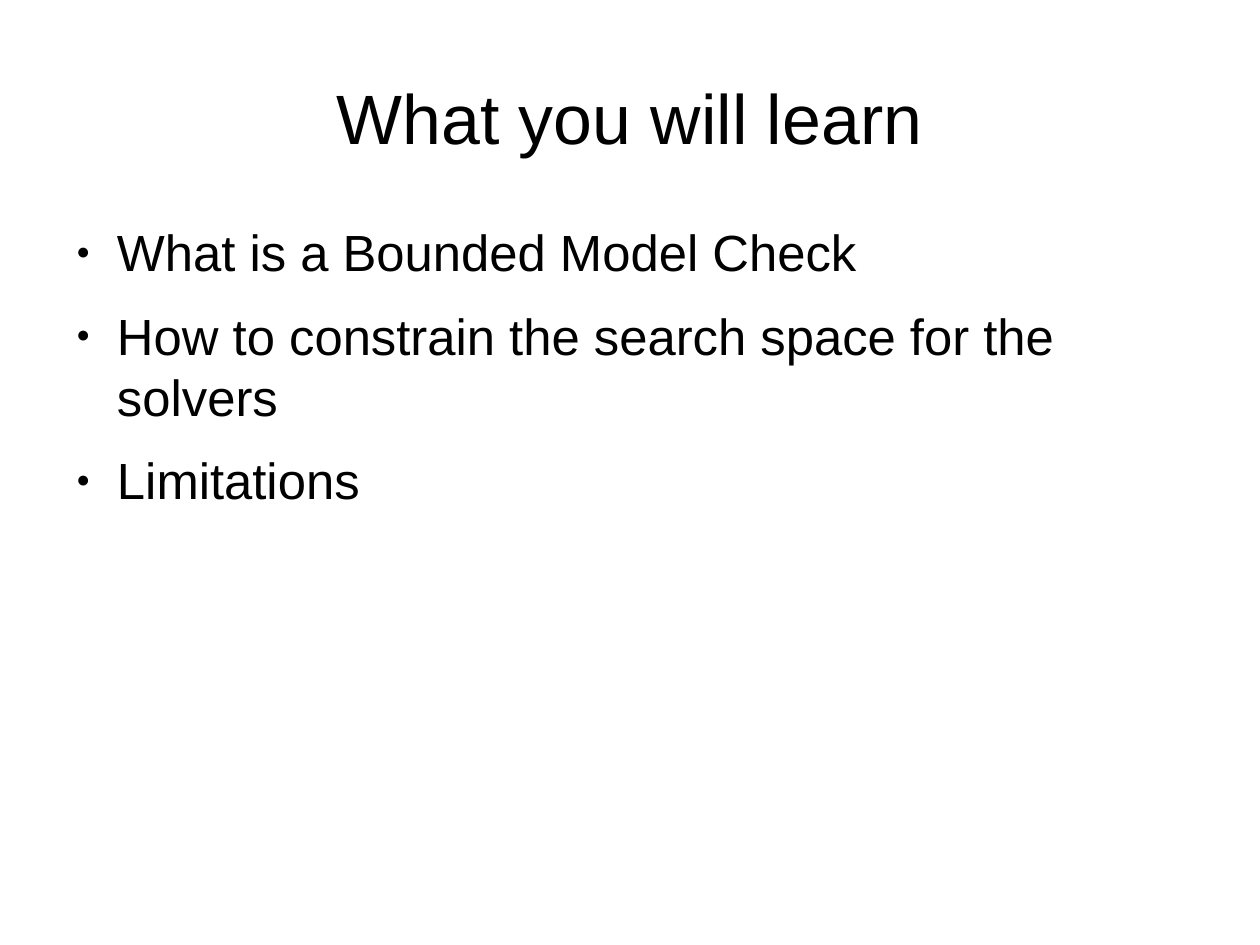
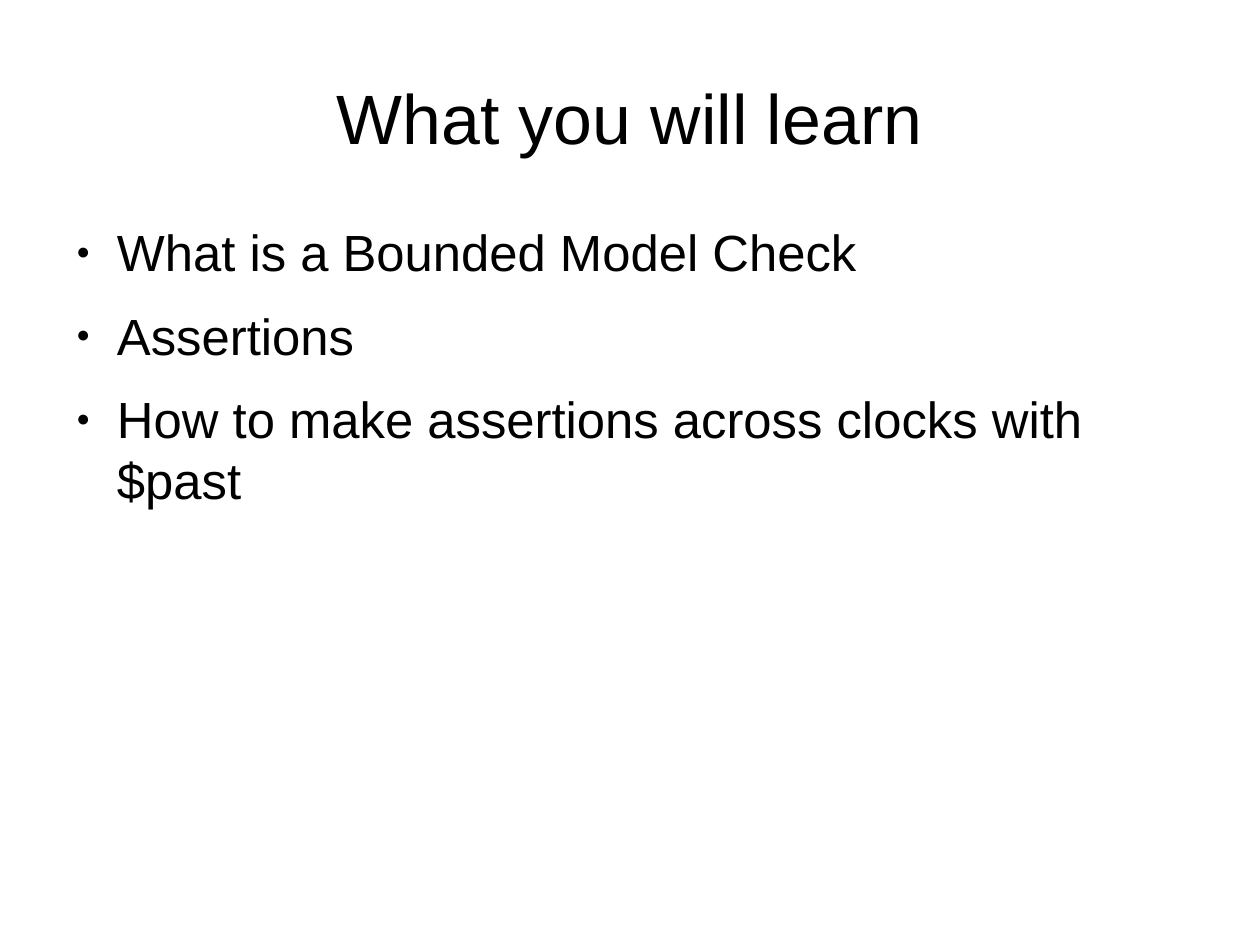
Before and after one commit to mattvenn/formal-intro-course, a slide deck: slide 20 of intro-course-slides.odp (slide 18 before the commit). Drawn at 1260x945 pixels with LibreOffice and Linux fonts; fonts in the diff are those of the drawing. Boxes give left, top, right and bottom in pixels: in the first picture for what was removed or moved away, otherwise in the second. Text is boxed around its words. In the diff, an @@ line names an element or a change of style, - is before the commit and + after.

```diff
--- a/intro-course-slides.odp
+++ b/intro-course-slides.odp
@@ text at bbox=[117, 318, 1082, 510]: text changed @@
-● How to constrain the search space for the solvers
-● Limitations
+● Assertions
+● How to make assertions across clocks with $past
```
Also in this commit, not shown: 4 other slides changed, 1 slide added.
